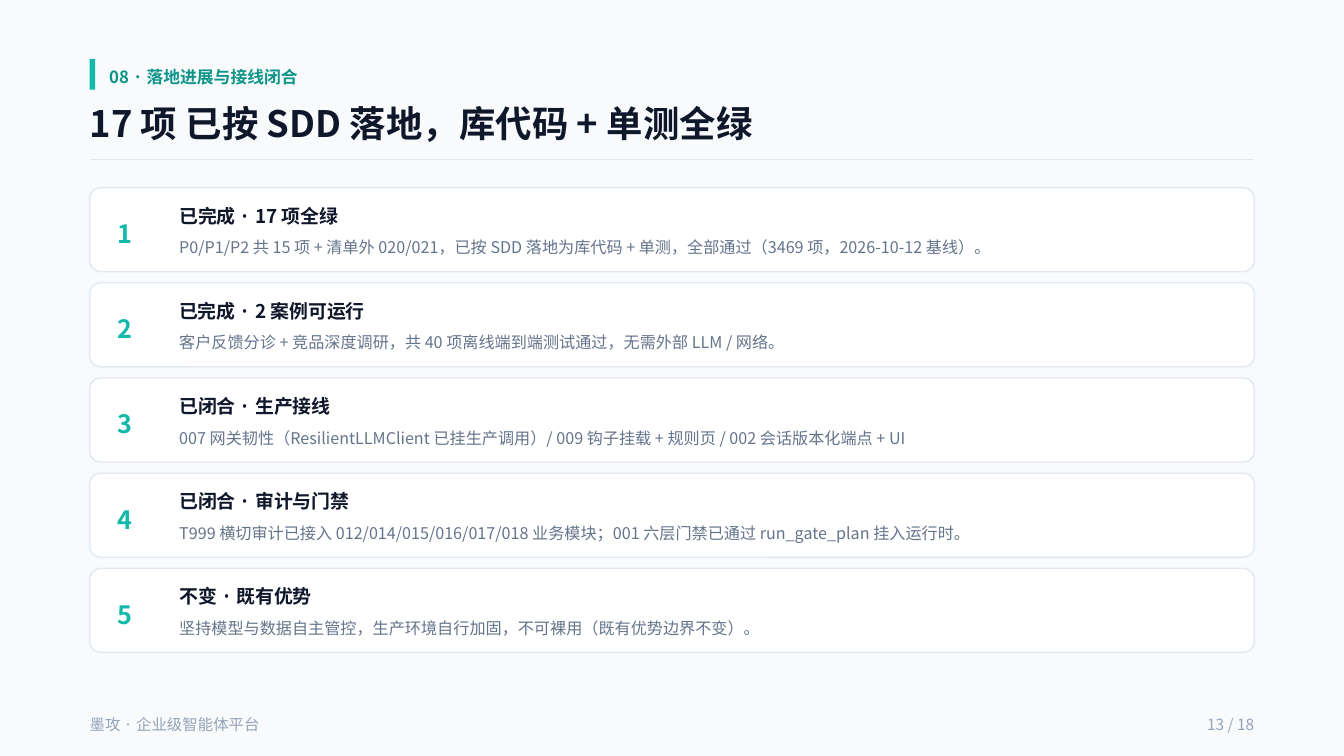
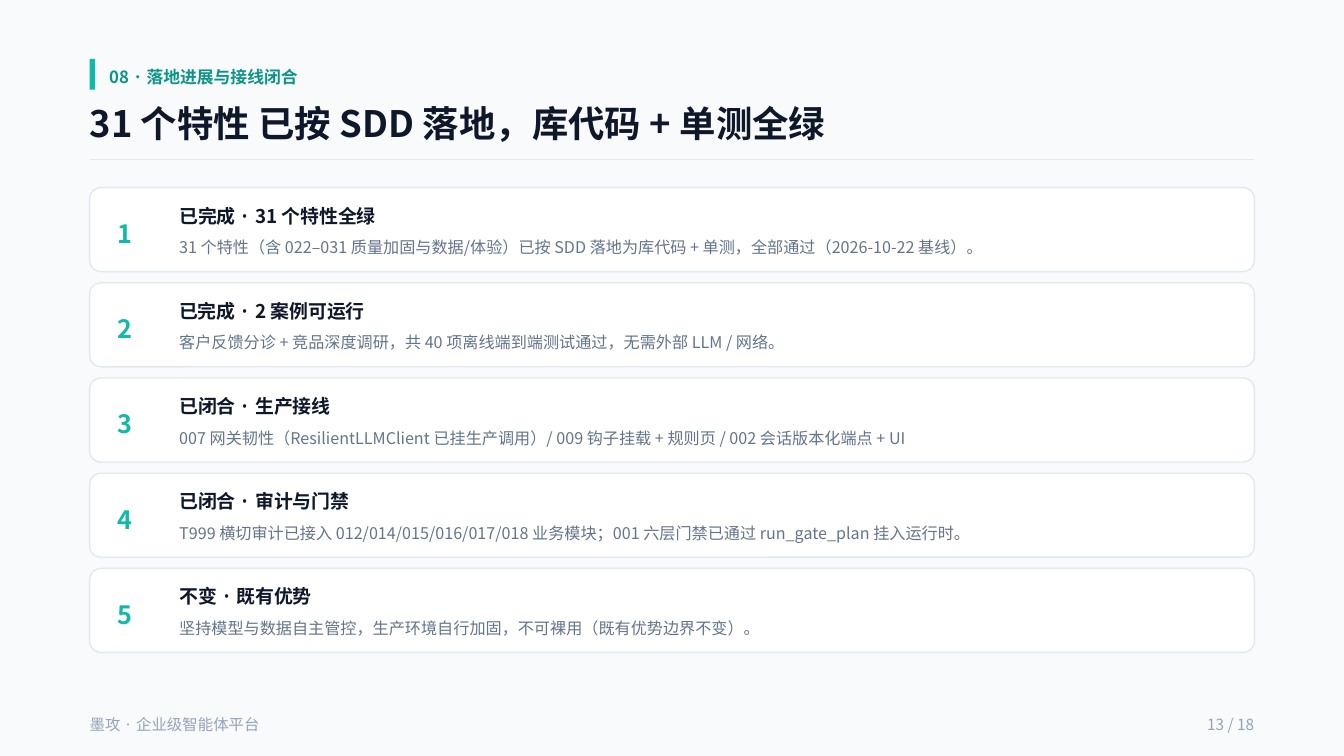
Before and after one commit to cooper2006/mogo, a slide deck: slide 13 of docs/intro-v4.pptx. Drawn at 1344x756 pixels with LibreOffice and Linux fonts; fonts in the diff are those of the drawing. Boxes give left, top, right and bottom in pixels: in the first picture for what was removed or moved away, otherwise in the second. Text is boxed around its words. In the diff, an @@ line names an element or a change of style, - is before the commit and + after.

Commit message:
docs: refresh README/PPTX and backfill SDD artifacts (027/029/030/031)
README/README.zh-CN 修正 027 迁移状态(R1/R2/R3 已落地，默认仍 MongoDB，PanWeiDB 经 MOGO_DATA_BACKEND 可选开启)；intro-v4.pptx 同步 v0.2.4 版本/计数/测试基线并补充 027–031；029 补 checklists+quickstart，030/031 补 quickstart，027 补记 R4 compose 一体化收尾。(.specify/feature.json 按框架约定忽略入库)

```diff
--- a/docs/intro-v4.pptx
+++ b/docs/intro-v4.pptx
@@ text at (90, 106, 826, 142): text changed @@
-17 项 已按 SDD 落地，库代码 + 单测全绿
+31 个特性 已按 SDD 落地，库代码 + 单测全绿
@@ text at (179, 207, 376, 225): text changed @@
-已完成 · 17 项全绿
+已完成 · 31 个特性全绿
@@ text at (179, 239, 982, 256): text changed @@
-P0/P1/P2 共 15 项 + 清单外 020/021，已按 SDD 落地为库代码 + 单测，全部通过（3469 项，2026-10-12 基线）。
+31 个特性（含 022–031 质量加固与数据/体验）已按 SDD 落地为库代码 + 单测，全部通过（2026-10-22 基线）。
```
Also in this commit, not shown: 4 other slides changed, 8 other files.
